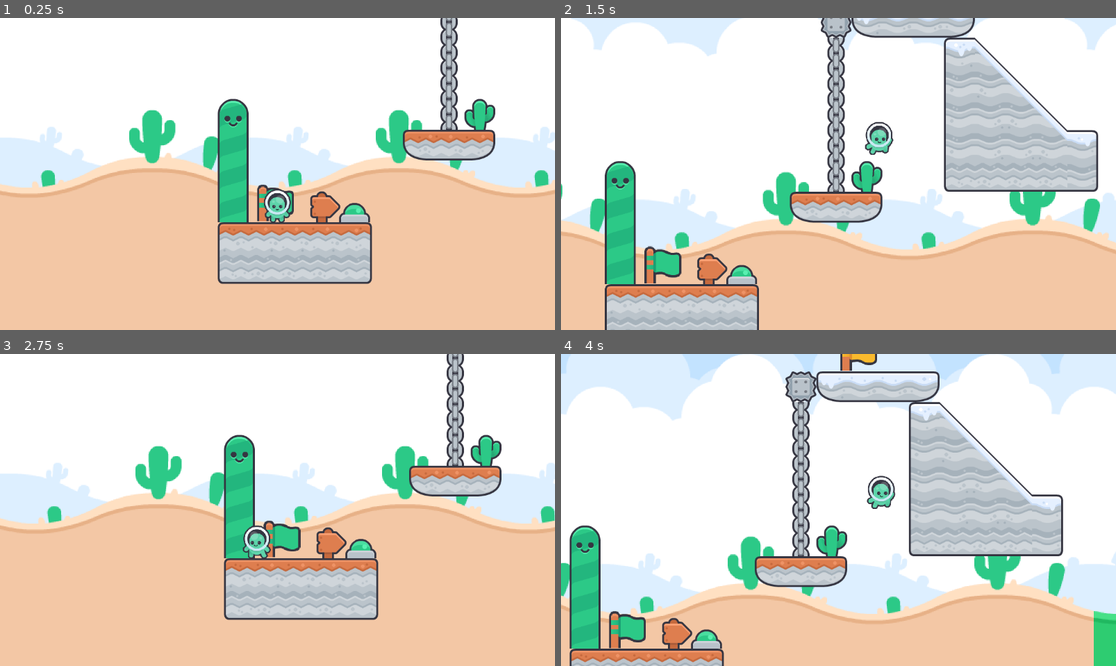
Above: before the commit, frames 1-4 (two rows, left to right).
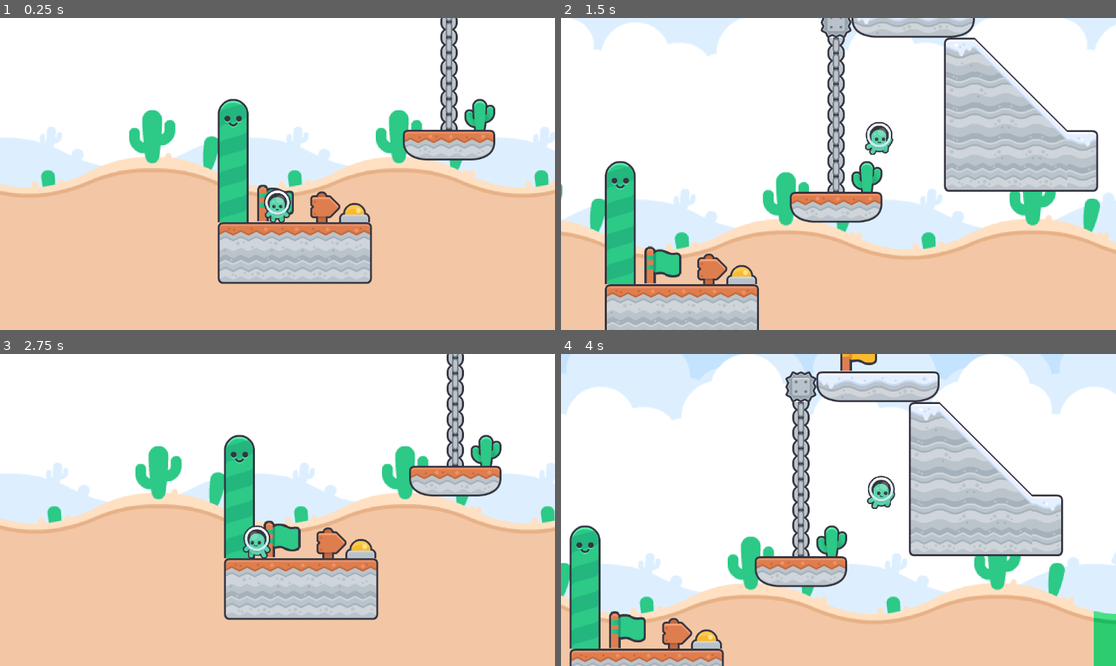
Above: after the commit, the same moments.

Repository: Aximem/platform-2d
Game: Godot game, scene res://scenes/main.tscn
The game is run twice, just before and just after one commit, with the same random seed, the same clock (stepped at 60 frames per second) and the same inputs.
Inputs:
- Up to frame 1 (0.25 s): no input
- Up to frame 2 (1.5 s): hold W (climb) 0.53-1.28 s; hold Right (move_right) from 0.53 s (still down); tap Space (jump) at 0.77 s; tap W (climb) at 1.35 s
- Up to frame 3 (2.75 s): tap Space (jump) at 1.52 s; release Right (move_right) at 2.03 s; hold Left (move_left) from 2.03 s (still down); hold W (climb) from 2.03 s (still down)
- Up to frame 4 (4 s): release Left (move_left) at 2.78 s; release W (climb) at 2.78 s; hold Right (move_right) from 2.78 s (still down); tap W (climb) at 2.85 s; tap Space (jump) at 3.02, 3.77 s; hold W (climb) from 3.53 s (still down)

The runs differ from the first frame. In frame 1, less than 0.1% of the frame differs, in the area x 62-66%, y 59-64%; in frame 2, less than 0.1%; in frame 3, less than 0.1%, in the area x 63-67%, y 59-64%; in frame 4, less than 0.1%.

Commit message:
Add switch OK

Diff:
--- /dev/null
+++ b/data/game_data.gd
@@ -0,0 +1,15 @@
+extends Node
+class_name GameData
+
+const question_data: Dictionary[int, Dictionary] = {
+	0: {
+		"title": "Combien font 2+2 ?",
+		"answer": {
+			"blue": 1,
+			"green": 2,
+			"red": 3,
+			"yellow": 4,
+		},
+		"correct_answer": "yellow"
+	}
+}
--- a/project.godot
+++ b/project.godot
@@ -18,6 +18,7 @@
 [autoload]
 
 CheckpointManager="*res://scripts/checkpoint_manager.gd"
+SwitchManager="*res://scripts/switch_manager.gd"
 
 [input]
 
--- a/scenes/main.tscn
+++ b/scenes/main.tscn
@@ -1494,4 +1494,4 @@
 [node name="Switch" parent="Switchs" instance=ExtResource("9_85g3d")]
 position = Vector2(439, 477)
 scale = Vector2(0.25, 0.25)
-color = 1
+color = 3
--- a/scripts/switch.gd
+++ b/scripts/switch.gd
@@ -7,6 +7,7 @@
 	Yellow
 }
 
+@export var id: int = 0
 @export var color: SwitchColor = SwitchColor.Blue
 
 @onready var sprite_2d: Sprite2D = $Sprite2D
@@ -30,3 +31,5 @@
 func _on_body_entered(body: Node2D) -> void:
 	if body.name == "Player":
 		sprite_2d.texture = load("res://assets/switch/switch_" + _get_color_text() + "_pressed.png")
+		# Send signal
+		SwitchManager.switch_activated.emit(id, _get_color_text())
--- /dev/null
+++ b/scripts/switch_manager.gd
@@ -0,0 +1,14 @@
+extends Node
+
+signal switch_activated(id: int, color: String)
+
+func _ready():
+	switch_activated.connect(_on_switch_activated)
+
+func _on_switch_activated(id: int, color: String):
+	var question = GameData.question_data[id]
+	var correct_answer = question["correct_answer"]
+	if correct_answer == color:
+		print("Correct")
+	else:
+		print("Incorrect")
Not shown, added: data/game_data.gd.uid
Not shown, added: scripts/switch_manager.gd.uid
